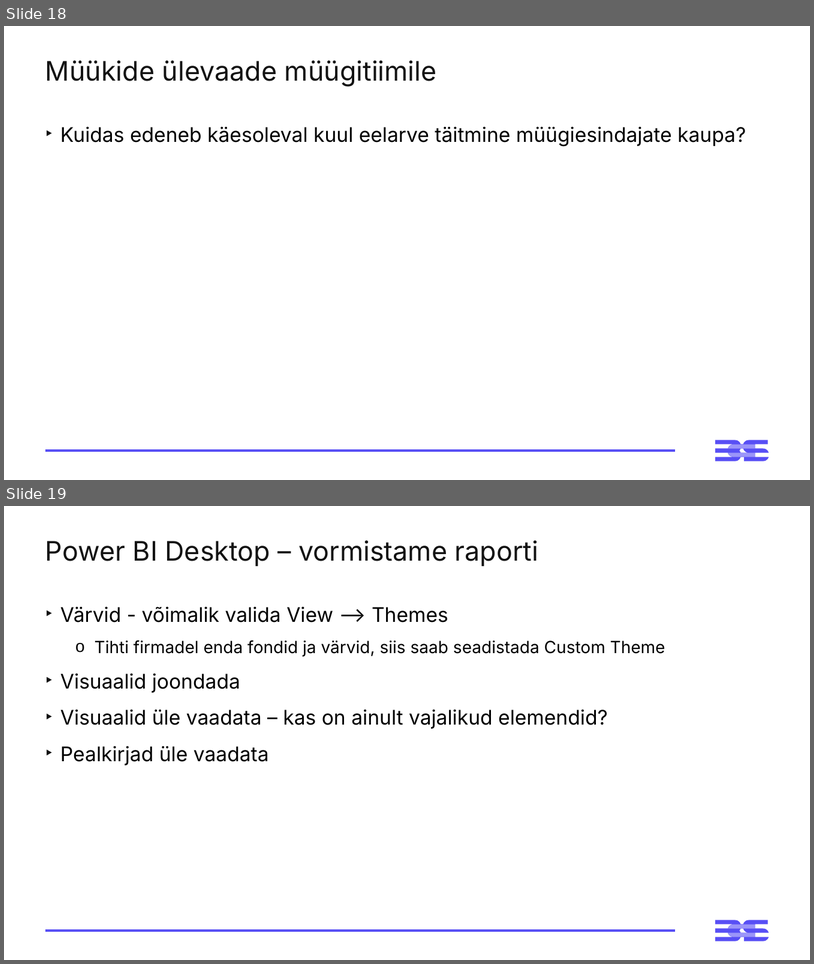
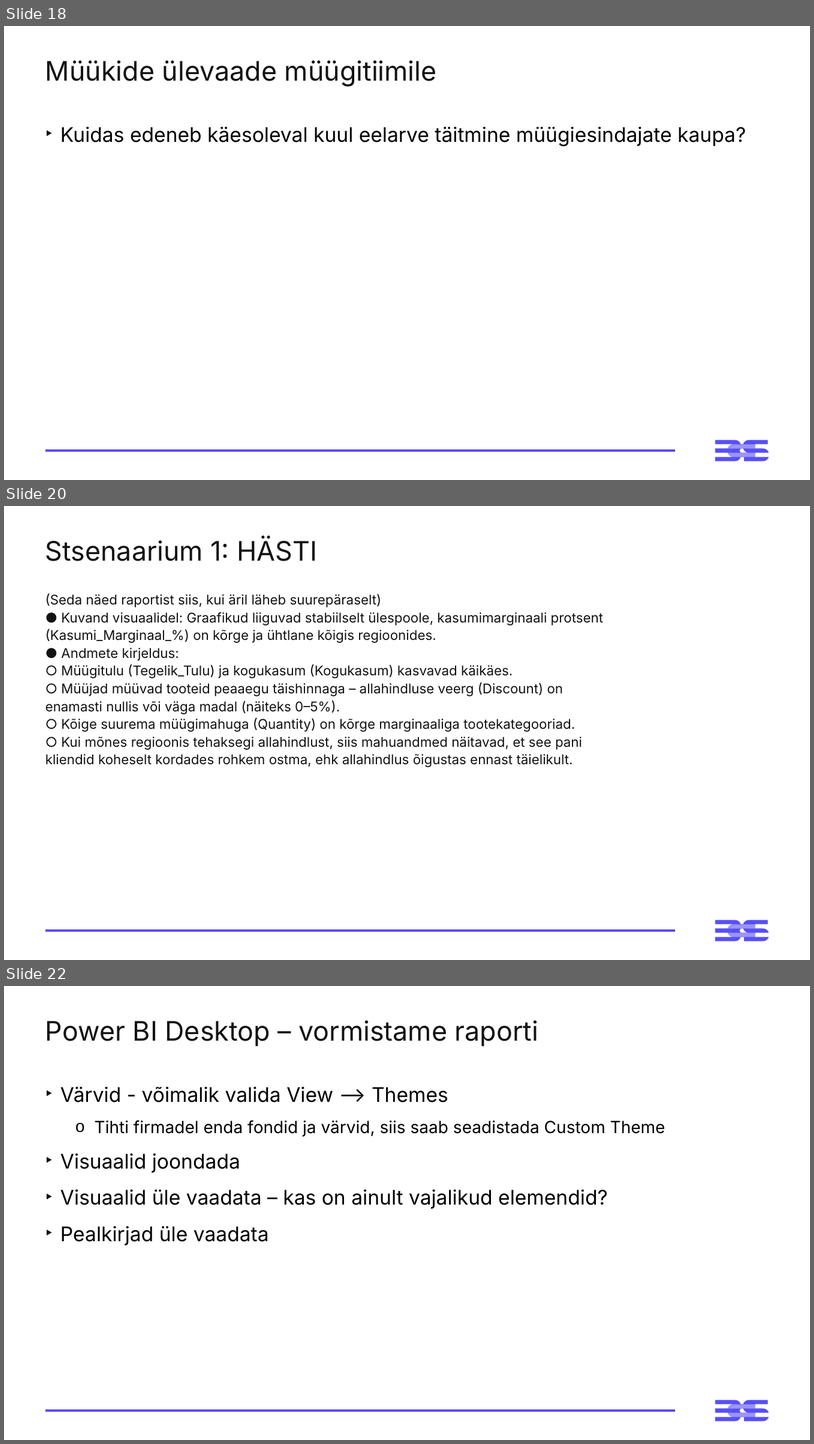
Before and after one commit to emilieabel/andmetarkus, a slide deck: Materjalid/Day3 M Visuaalid Andmelugu/3-paev-andmetarkus-esitlus.pptx. Shown one above the other, each under a label of ours: slides 18 and 19 before the commit, slides 18, 20 and 22 after it; the slides between them are not shown. The pictures are 814x964 and 814x1444 pixels, drawn with LibreOffice and Linux fonts; fonts in the diff are those of the drawing. Boxes give left, top, right and bottom in pixels: in the first picture for what was removed or moved away, otherwise in the second. Text is boxed around its words. In the diff, an @@ line names an element or a change of style, - is before the commit and + after.

```diff
--- a/Materjalid/Day3 M Visuaalid Andmelugu/3-paev-andmetarkus-esitlus.pptx
+++ b/Materjalid/Day3 M Visuaalid Andmelugu/3-paev-andmetarkus-esitlus.pptx
@@ slide 20 added at [4, 506, 810, 960], background #FFFFFF; not listed: 3 template elements that a slide beside it also shows @@
@@ title added at [45, 538, 317, 561], 32 pt, text #121212 @@
+Stsenaarium 1: HÄSTI
@@ text added at [45, 593, 603, 767], 16 pt, text #121212 @@
+(Seda näed raportist siis, kui äril läheb suurepäraselt)
+● Kuvand visuaalidel: Graafikud liiguvad stabiilselt ülespoole, kasumimarginaali protsent
+(Kasumi_Marginaal_%) on kõrge ja ühtlane kõigis regioonides.
+● Andmete kirjeldus:
+○ Müügitulu (Tegelik_Tulu) ja kogukasum (Kogukasum) kasvavad käikäes.
+○ Müüjad müüvad tooteid peaaegu täishinnaga – allahindluse veerg (Discount) on
+enamasti nullis või väga madal (näiteks 0–5%).
+○ Kõige suurema müügimahuga (Quantity) on kõrge marginaaliga tootekategooriad.
+○ Kui mõnes regioonis tehaksegi allahindlust, siis mahuandmed näitavad, et see pani
+kliendid koheselt kordades rohkem ostma, ehk allahindlus õigustas ennast täielikult.
@@ what was slide 19 is now slide 22 @@
```
Also in this commit, not shown: 2 other slides added, 3 other files.
